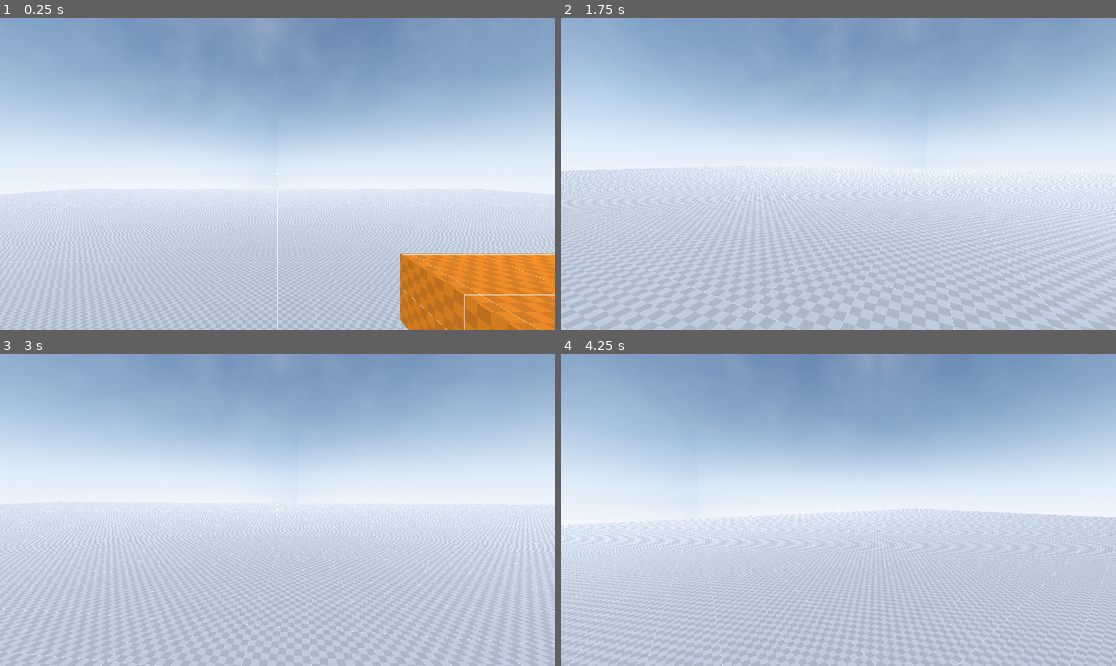
Above: before the commit, frames 1-4 (two rows, left to right).
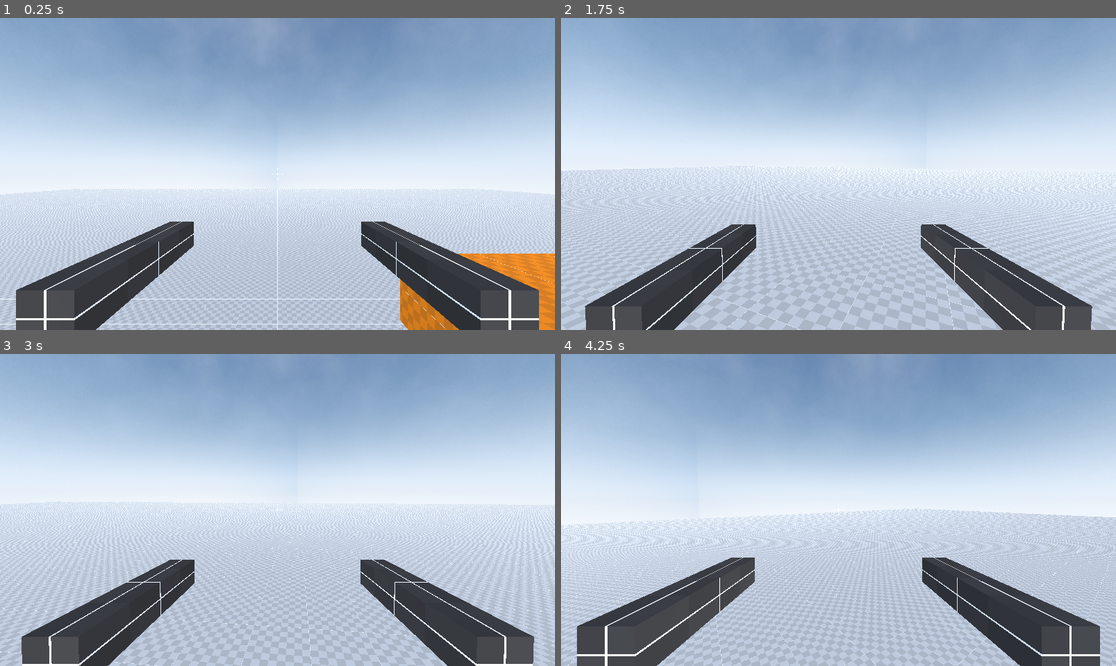
Above: after the commit, the same moments.

Repository: Emaleth/Anathema_old
Game: Godot game, scene res://world.tscn
Two runs of this game, one before a commit and one after it. Both use one fixed random seed, a clock stepped at 60 frames per second and the inputs below.
Inputs (mouse positions are in pixels of both pictures, inside the frame that each line leads up to):
- Up to frame 1 (0.25 s): no input
- Up to frame 2 (1.75 s): move the mouse to (866, 174) at 0.52 s; hold Space (jump) 0.53-1.28 s; hold W (move_forward) from 0.53 s (still down); click (866, 174) at 0.67 s; move the mouse to (810, 174) at 1.27 s; tap C (crouch) at 1.35 s; click (810, 174) at 1.42 s; tap Space (jump) at 1.52, 1.55 s
- Up to frame 3 (3 s): keep holding W (move_forward); tap Space (jump) at 1.82 s; move the mouse to (288, 503) at 2.02 s; hold Space (jump) 2.03-2.78 s; click (288, 503) at 2.1 s; move the mouse to (271, 516) at 2.77 s; right-click (271, 516) at 2.85 s; click (271, 516) at 2.92 s
- Up to frame 4 (4.25 s): keep holding W (move_forward); tap Space (jump) at 3.02, 3.05, 3.32, 3.77, 3.8, 4.07 s; move the mouse to (877, 513) at 3.52 s; hold Shift (sprint) from 3.53 s (still down); click (877, 513) at 3.67 s

The runs differ from the first frame. In frame 1, 15% of the frame differs, in the area x 0-100%, y 54-100%; in frame 2, 10%; in frame 3, 10%; in frame 4, 11%.

Commit message:
Changes to be committed: 	modified:   assets/materials/dark.tres 	modified:   source/actors/player/player.gd 	modified:   source/actors/player/player.tscn 	modified:   source/core/settings.gd

Diff:
--- a/assets/materials/dark.tres
+++ b/assets/materials/dark.tres
@@ -5,5 +5,4 @@
 [resource]
 albedo_texture = ExtResource("1_lxstk")
 uv1_triplanar = true
-uv1_world_triplanar = true
 texture_filter = 0
--- a/source/actors/player/player.gd
+++ b/source/actors/player/player.gd
@@ -17,6 +17,7 @@
 var current_speed := 0.0
 var gravity : float = ProjectSettings.get_setting("physics/3d/default_gravity")
 var last_step_position := Vector2.ZERO
+var weapon_sway_amount := 3.0
 
 var footstep_sounds := [
 	preload("res://assets/sounds/footsteps/footstep00.ogg"),
@@ -41,6 +42,8 @@
 @onready var head_raycast := $Head/RayCast3D
 @onready var feet_raycast := $RayCast3D
 @onready var viewport_size : Vector2 = get_viewport().size
+@onready var right_hand := $Head/RightHand
+@onready var left_hand := $Head/LeftHand
 
 var last_in_air_velocity := 0.0
 var mouse_motion_event_relative_x := 0.0
@@ -58,6 +61,7 @@
 	rotate_camera()
 	rotate_player()
 	tilt_head()
+	weapon_sway()
 	footsteps()
 	reset_mouse_motion_event_relative()
 
@@ -144,6 +148,26 @@
 	head.rotate_x(mouse_motion_event_relative_y * Settings.mouse_sensitivity * -1)
 	head.rotation_degrees.x = clamp(head.rotation_degrees.x, -90, 90)
 
+func weapon_sway():
+	var hand_tilt_x := 0.0
+	var hand_tilt_y := 0.0
+	var hand_tilt_z := 0.0
+	if abs(mouse_motion_event_relative_y / viewport_size.y) > Settings.hand_tilt_deadzone:
+		hand_tilt_x = -mouse_motion_event_relative_y
+	if abs(mouse_motion_event_relative_x / viewport_size.x) > Settings.hand_tilt_deadzone:
+		hand_tilt_y = -mouse_motion_event_relative_x
+		hand_tilt_z = -mouse_motion_event_relative_x
+
+	for hand in [right_hand, left_hand]:
+		# X AXIS
+		hand.rotation_degrees.x = lerp(hand.rotation_degrees.x, sign(hand_tilt_x) * weapon_sway_amount, 0.1)
+		hand.rotation_degrees.x = clamp(hand.rotation_degrees.x, -25, 25)
+		# Y AXIS
+		hand.rotation_degrees.y = lerp(hand.rotation_degrees.y, sign(hand_tilt_y) * weapon_sway_amount, 0.1)
+		hand.rotation_degrees.y = clamp(hand.rotation_degrees.y, -25, 25)
+		# > AXIS
+		hand.rotation_degrees.z = lerp(hand.rotation_degrees.z, sign(hand_tilt_z) * weapon_sway_amount, 0.3)
+		hand.rotation_degrees.z = clamp(hand.rotation_degrees.z, -25, 25)
 
 func rotate_player():
 	rotate_y(mouse_motion_event_relative_x * Settings.mouse_sensitivity * -1)
--- a/source/actors/player/player.tscn
+++ b/source/actors/player/player.tscn
@@ -1,6 +1,7 @@
-[gd_scene load_steps=12 format=3 uid="uid://cruro5nbk2ds"]
+[gd_scene load_steps=14 format=3 uid="uid://cruro5nbk2ds"]
 
 [ext_resource type="Script" path="res://source/actors/player/player.gd" id="1_k454m"]
+[ext_resource type="Material" uid="uid://ccjbygewnki37" path="res://assets/materials/dark.tres" id="2_py1g5"]
 [ext_resource type="Material" uid="uid://b5m5fyxd5eph1" path="res://assets/materials/green.tres" id="2_qg5ep"]
 
 [sub_resource type="CapsuleShape3D" id="CapsuleShape3D_sq2cy"]
@@ -10,6 +11,9 @@
 [sub_resource type="CapsuleShape3D" id="CapsuleShape3D_ej0bd"]
 radius = 0.3
 height = 1.25
+
+[sub_resource type="BoxMesh" id="BoxMesh_1jcpn"]
+size = Vector3(0.1, 0.1, 0.5)
 
 [sub_resource type="Animation" id="Animation_ftmxe"]
 length = 0.001
@@ -72,62 +76,6 @@
 "transitions": PackedFloat32Array(1),
 "update": 1,
 "values": [true]
-}
-
-[sub_resource type="Animation" id="Animation_ofuhs"]
-resource_name = "jump"
-length = 0.3
-tracks/0/type = "value"
-tracks/0/imported = false
-tracks/0/enabled = true
-tracks/0/path = NodePath("Head/Camera3D:position")
-tracks/0/interp = 1
-tracks/0/loop_wrap = true
-tracks/0/keys = {
-"times": PackedFloat32Array(0, 0.1, 0.3),
-"transitions": PackedFloat32Array(1, 1, 1),
-"update": 0,
-"values": [Vector3(0, 0, 0), Vector3(0, 0.1, 0), Vector3(0, 0, 0)]
-}
-tracks/1/type = "value"
-tracks/1/imported = false
-tracks/1/enabled = true
-tracks/1/path = NodePath("Head/Camera3D:rotation")
-tracks/1/interp = 1
-tracks/1/loop_wrap = true
-tracks/1/keys = {
-"times": PackedFloat32Array(0, 0.1, 0.3),
-"transitions": PackedFloat32Array(1, 1, 1),
-"update": 0,
-"values": [Vector3(0, 0, 0), Vector3(-0.0872665, 0, 0), Vector3(0, 0, 0)]
-}
-
-[sub_resource type="Animation" id="Animation_2rupx"]
-resource_name = "land"
-length = 0.3
-tracks/0/type = "value"
-tracks/0/imported = false
-tracks/0/enabled = true
-tracks/0/path = NodePath("Head/Camera3D:position")
-tracks/0/interp = 1
-tracks/0/loop_wrap = true
-tracks/0/keys = {
-"times": PackedFloat32Array(0, 0.1, 0.3),
-"transitions": PackedFloat32Array(1, 1, 1),
-"update": 0,
-"values": [Vector3(0, 0, 0), Vector3(0, 0.1, 0), Vector3(0, 0, 0)]
-}
-tracks/1/type = "value"
-tracks/1/imported = false
-tracks/1/enabled = true
-tracks/1/path = NodePath("Head/Camera3D:rotation")
-tracks/1/interp = 1
-tracks/1/loop_wrap = true
-tracks/1/keys = {
-"times": PackedFloat32Array(0, 0.1, 0.3),
-"transitions": PackedFloat32Array(1, 1, 1),
-"update": 0,
-"values": [Vector3(0, 0, 0), Vector3(-0.0872665, 0, 0), Vector3(0, 0, 0)]
 }
 
 [sub_resource type="Animation" id="Animation_sv4iq"]
@@ -170,6 +118,62 @@
 "values": [true]
 }
 
+[sub_resource type="Animation" id="Animation_ofuhs"]
+resource_name = "jump"
+length = 0.3
+tracks/0/type = "value"
+tracks/0/imported = false
+tracks/0/enabled = true
+tracks/0/path = NodePath("Head/Camera3D:position")
+tracks/0/interp = 1
+tracks/0/loop_wrap = true
+tracks/0/keys = {
+"times": PackedFloat32Array(0, 0.1, 0.3),
+"transitions": PackedFloat32Array(1, 1, 1),
+"update": 0,
+"values": [Vector3(0, 0, 0), Vector3(0, 0.1, 0), Vector3(0, 0, 0)]
+}
+tracks/1/type = "value"
+tracks/1/imported = false
+tracks/1/enabled = true
+tracks/1/path = NodePath("Head/Camera3D:rotation")
+tracks/1/interp = 1
+tracks/1/loop_wrap = true
+tracks/1/keys = {
+"times": PackedFloat32Array(0, 0.1, 0.3),
+"transitions": PackedFloat32Array(1, 1, 1),
+"update": 0,
+"values": [Vector3(0, 0, 0), Vector3(-0.0872665, 0, 0), Vector3(0, 0, 0)]
+}
+
+[sub_resource type="Animation" id="Animation_2rupx"]
+resource_name = "land"
+length = 0.3
+tracks/0/type = "value"
+tracks/0/imported = false
+tracks/0/enabled = true
+tracks/0/path = NodePath("Head/Camera3D:position")
+tracks/0/interp = 1
+tracks/0/loop_wrap = true
+tracks/0/keys = {
+"times": PackedFloat32Array(0, 0.1, 0.3),
+"transitions": PackedFloat32Array(1, 1, 1),
+"update": 0,
+"values": [Vector3(0, 0, 0), Vector3(0, 0.1, 0), Vector3(0, 0, 0)]
+}
+tracks/1/type = "value"
+tracks/1/imported = false
+tracks/1/enabled = true
+tracks/1/path = NodePath("Head/Camera3D:rotation")
+tracks/1/interp = 1
+tracks/1/loop_wrap = true
+tracks/1/keys = {
+"times": PackedFloat32Array(0, 0.1, 0.3),
+"transitions": PackedFloat32Array(1, 1, 1),
+"update": 0,
+"values": [Vector3(0, 0, 0), Vector3(-0.0872665, 0, 0), Vector3(0, 0, 0)]
+}
+
 [sub_resource type="Animation" id="Animation_fx4sc"]
 resource_name = "stand"
 length = 0.2
@@ -243,7 +247,7 @@
 emission_angle_degrees = 90.0
 
 [node name="Head" type="Marker3D" parent="."]
-transform = Transform3D(1, 0, 0, 0, 1, 0, 0, 0, 1, 0, 1, 0)
+transform = Transform3D(1, 0, 0, 0, 1, 0, 0, 0, 1, 0, 1.55, 0)
 
 [node name="BreathingAudio" type="AudioStreamPlayer3D" parent="Head"]
 transform = Transform3D(1, 0, 0, 0, 1, 0, 0, 0, 1, 0, -0.0152214, 0)
@@ -255,6 +259,23 @@
 [node name="RayCast3D" type="RayCast3D" parent="Head"]
 target_position = Vector3(0, 0.8, 0)
 
+[node name="RayCast3D2" type="RayCast3D" parent="Head"]
+target_position = Vector3(0, 0, -1000)
+
+[node name="RightHand" type="Marker3D" parent="Head"]
+transform = Transform3D(1, 0, 0, 0, 1, 0, 0, 0, 1, 0.4, -0.25, -0.6)
+
+[node name="MeshInstance3D" type="MeshInstance3D" parent="Head/RightHand"]
+material_override = ExtResource("2_py1g5")
+mesh = SubResource("BoxMesh_1jcpn")
+
+[node name="LeftHand" type="Marker3D" parent="Head"]
+transform = Transform3D(1, 0, 0, 0, 1, 0, 0, 0, 1, -0.4, -0.25, -0.6)
+
+[node name="MeshInstance3D" type="MeshInstance3D" parent="Head/LeftHand"]
+material_override = ExtResource("2_py1g5")
+mesh = SubResource("BoxMesh_1jcpn")
+
 [node name="AnimationPlayer" type="AnimationPlayer" parent="."]
 libraries = {
 "": SubResource("AnimationLibrary_twy8m")
--- a/source/core/settings.gd
+++ b/source/core/settings.gd
@@ -2,3 +2,4 @@
 
 var mouse_sensitivity := 0.007
 var head_tilt_deadzone := 0.05
+var hand_tilt_deadzone := 0.001
